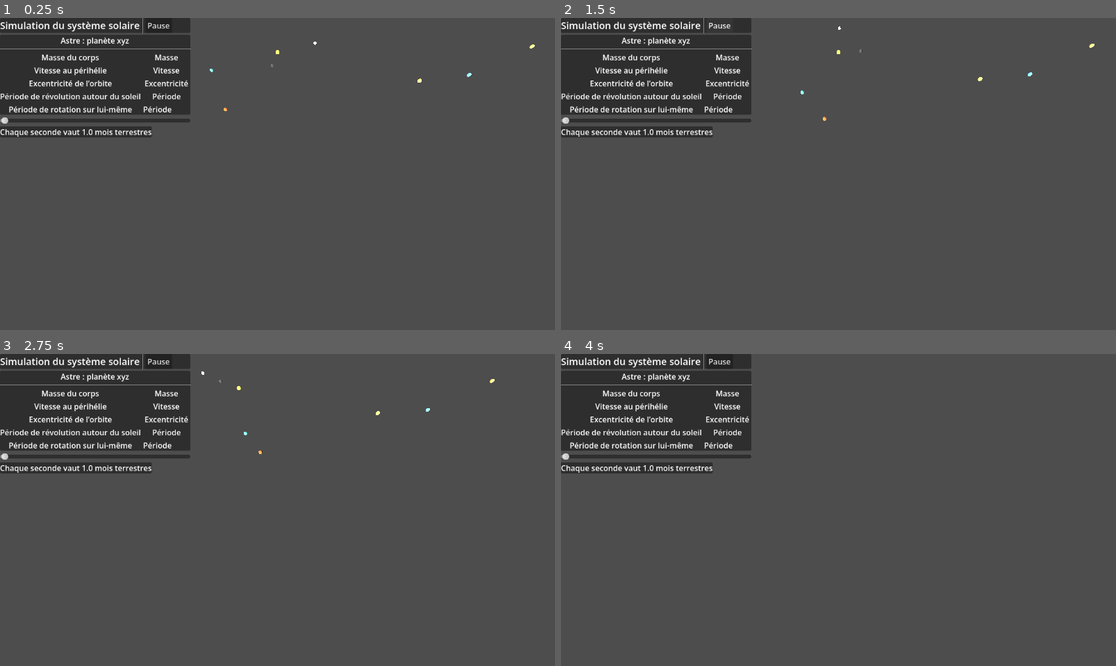
Above: before the commit, frames 1-4 (two rows, left to right).
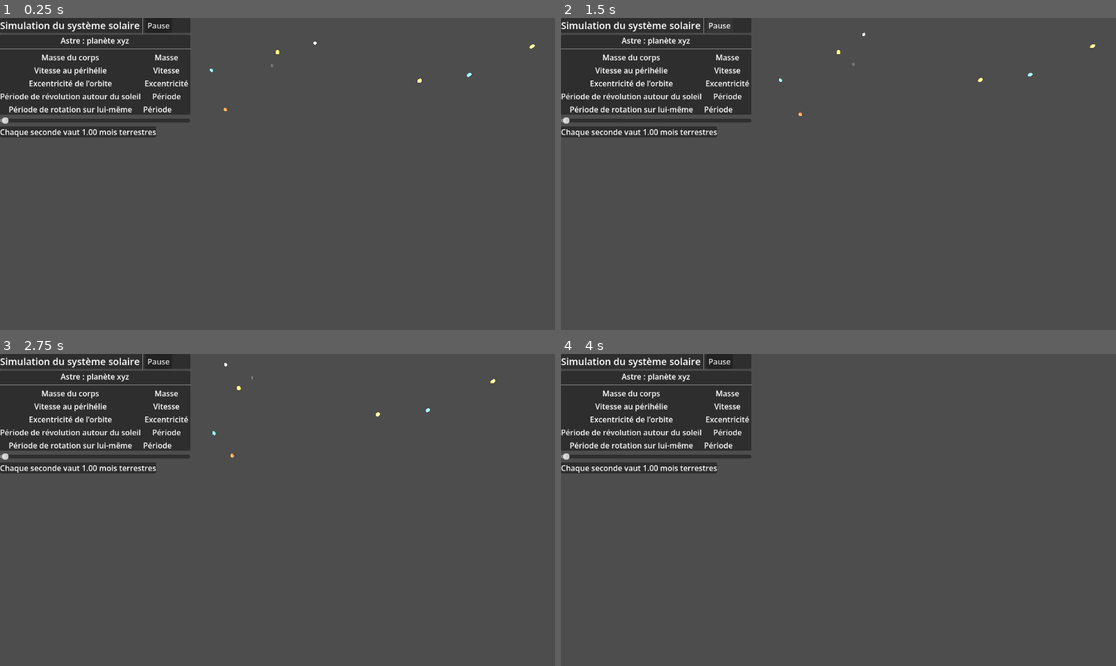
Above: after the commit, the same moments.

Repository: adorion25/Systeme_solaire
Game: Godot game, scene res://node_3d.tscn
The game is run twice, just before and just after one commit, with the same random seed, the same clock (stepped at 60 frames per second) and the same inputs.
Inputs (mouse positions are in pixels of both pictures, inside the frame that each line leads up to):
- Up to frame 1 (0.25 s): no input
- Up to frame 2 (1.5 s): click "Pause" at 0.5 s; click "Reprendre" at 1.25 s
- Up to frame 3 (2.75 s): move the mouse to (399, 494) at 2.02 s; hold D (Droite) from 2.03 s (still down); hold S (Derrière) from 2.03 s (still down); click (399, 494) at 2.17 s
- Up to frame 4 (4 s): move the mouse to (727, 525) at 2.77 s; release D (Droite) at 2.78 s; release S (Derrière) at 2.78 s; hold X (Inclinaison_bas) 2.78-3.53 s; tap W (Devant) at 2.85 s; click (727, 525) at 2.92 s; move the mouse to (894, 441) at 3.52 s; hold D (Droite) from 3.53 s (still down); hold S (Derrière) from 3.53 s (still down); click (894, 441) at 3.67 s

The runs differ from the first frame. In frame 1, 0.2% of the frame differs, in the area x 0-29%, y 31-39%; in frame 2, 0.2%, in the area x 0-97%, y 2-39%; in frame 3, 0.2%; in frame 4, 0.2%.

Commit message:
fixage de bugs, réussi à faire fonctionner interaction planète pour avoir nom de l'astre

Diff:
--- a/cysstaim-çolèrre/BoutonPause.gd
+++ b/cysstaim-çolèrre/BoutonPause.gd
@@ -1,19 +1,15 @@
 extends Button
-
-var pause : bool
-@export var interface : interface
 
 # Called when the node enters the scene tree for the first time.
 func _ready() -> void:
-	pause = false
+	Astre.pause = false
 	pressed.connect(changer_mode_pause)
 
 
 func changer_mode_pause() -> void:
-	pause = !pause
-	interface.changer_mode_pause(pause)
+	Astre.pause = !Astre.pause
 
-	if pause :
+	if Astre.pause :
 		text = "Reprendre"
 	else :
 		text = "Pause"
--- a/cysstaim-çolèrre/astres_script.gd
+++ b/cysstaim-çolèrre/astres_script.gd
@@ -36,7 +36,7 @@
 var vitesse : Vector3
 var temps_ecoule : float
 
-var pause : bool
+static var pause : bool = false
 
 static var echelle_temps : float = 1
 
@@ -137,4 +137,3 @@
 func _on_clic(camera: Node, event: InputEvent, event_position: Vector3, normal: Vector3, shape_idx: int) -> void:
 	if event is InputEventMouseButton and event.button_index == MOUSE_BUTTON_LEFT and event.pressed:
 		interface.astre_clique = self
-		print(interface.astre_clique)
--- a/cysstaim-çolèrre/camera_3d.gd
+++ b/cysstaim-çolèrre/camera_3d.gd
@@ -18,7 +18,7 @@
 	elif Input.is_action_pressed("Derrière"):
 		translate_object_local(Vector3.BACK * vitesse_deplacement)
 
-#RÉGLER PROPBLÈMES DE ROTATION GAUCHE-DROITE ET VOIR SI LA SOLUTION PEUT REMPLACER L'INCLISAISON HAUT-BAS
+
 	var vitesse_rotation = PI / 100
 
 	if Input.is_action_pressed("Inclinaison_haut"):
--- a/cysstaim-çolèrre/interface.gd
+++ b/cysstaim-çolèrre/interface.gd
@@ -15,23 +15,14 @@
 
 func _process(delta:float) -> void:
 	pass
-	#if astre_clique != null:
-		#nom_astre.text = str(astre_clique.var)
-
+	if astre_clique != null:
+		nom_astre.text = str(astre_clique.name)
 		#masse_du_corps.text = str(astre_clique.var)
-
 		#vitesse_au_perihelie.text = str(astre_clique.var)
 		#excentricite_de_lorbite.text = str(astre_clique.var)
 		#periode_revolution_autour_soleil.text = str(astre_clique.var)
 		#periode_rotation_sur_soi.text = str(astre_clique.var)
 	#vitesse_simulation.text = str(astre_clique.var)
-
-func changer_mode_pause(mode_pause : bool) -> void:
-	"""Change l'état de pause à chacun des astres
-
-	Paramètre :
-	etat_pause -- est-ce que la simulation est en pause ou non """
-	#lune_1.mettre_en_pause(mode_pause)
 
 
 func format_scientifique(valeur : float) -> String:
@@ -58,4 +49,4 @@
 	une chaîne de caractères représentant ce nombre
 	"""
 	Astre.echelle_temps = valeur
-	vitesse_simulation.text = "Chaque seconde vaut " + "%.1f" % valeur + " mois terrestres"
+	vitesse_simulation.text = "Chaque seconde vaut " + "%.2f" % valeur + " mois terrestres"
--- a/cysstaim-çolèrre/interface.tscn
+++ b/cysstaim-çolèrre/interface.tscn
@@ -3,12 +3,13 @@
 [ext_resource type="Script" uid="uid://d03a04mh24msu" path="res://interface.gd" id="1_kyn48"]
 [ext_resource type="Script" uid="uid://blopcvwejs7mq" path="res://BoutonPause.gd" id="2_oi7g3"]
 
-[node name="Interface" type="Control" unique_id=1115889947 node_paths=PackedStringArray("masse_du_corps", "vitesse_au_perihelie", "excentricite_de_lorbite", "periode_revolution_autour_soleil", "periode_rotation_sur_soi", "vitesse_simulation")]
+[node name="Interface" type="Control" unique_id=1115889947 node_paths=PackedStringArray("nom_astre", "masse_du_corps", "vitesse_au_perihelie", "excentricite_de_lorbite", "periode_revolution_autour_soleil", "periode_rotation_sur_soi", "vitesse_simulation")]
 layout_mode = 3
 anchors_preset = 0
 offset_right = 40.0
 offset_bottom = 40.0
 script = ExtResource("1_kyn48")
+nom_astre = NodePath("VBoxContainer/PanelContainer Données/VBoxContainer/MarginContainerNom/HBoxContainer/NomAstre")
 masse_du_corps = NodePath("VBoxContainer/PanelContainer Données/VBoxContainer/MarginContainerVar/VBoxContainer/GridContainer3col/Masse")
 vitesse_au_perihelie = NodePath("VBoxContainer/PanelContainer Données/VBoxContainer/MarginContainerVar/VBoxContainer/GridContainer3col/Vitesse")
 excentricite_de_lorbite = NodePath("VBoxContainer/PanelContainer Données/VBoxContainer/MarginContainerVar/VBoxContainer/GridContainer3col/Excentricité")
@@ -130,7 +131,7 @@
 
 [node name="HSlider" type="HSlider" parent="VBoxContainer" unique_id=824075001]
 layout_mode = 2
-min_value = 0.1
+min_value = 0.01
 max_value = 120.0
 step = 0.01
 value = 1.0
@@ -144,7 +145,7 @@
 
 [node name="vitesse_simulation" type="Label" parent="VBoxContainer/PanelContainer/MarginContainer" unique_id=513036715]
 layout_mode = 2
-text = "Chaque seconde vaut 1.0 mois terrestres"
+text = "Chaque seconde vaut 1.00 mois terrestres"
 horizontal_alignment = 1
 
 [connection signal="value_changed" from="VBoxContainer/HSlider" to="." method="_on_h_slider_value_changed"]
--- a/cysstaim-çolèrre/node_3d.tscn
+++ b/cysstaim-çolèrre/node_3d.tscn
@@ -232,7 +232,7 @@
 Saturne = NodePath("../Saturne")
 Uranus = NodePath("../Uranus")
 Neptune = NodePath(".")
-masse_corps = 1.0199999999999999e+26
+masse_corps = 1.02e+26
 periode = 5210000000.0
 periode_relative = 659.164
 position_initiale = Vector3(4420000000000, -758000000000, -94200000000)
--- a/cysstaim-çolèrre/project.godot
+++ b/cysstaim-çolèrre/project.godot
@@ -12,7 +12,7 @@
 
 config/name="Cysstaim çolèrre"
 run/main_scene="uid://bnpcxbieyarvj"
-config/features=PackedStringArray("4.7", "Double Precision", "Forward Plus")
+config/features=PackedStringArray("4.6", "Forward Plus")
 config/icon="res://icon.svg"
 
 [input]
Not shown, changed: .DS_Store
